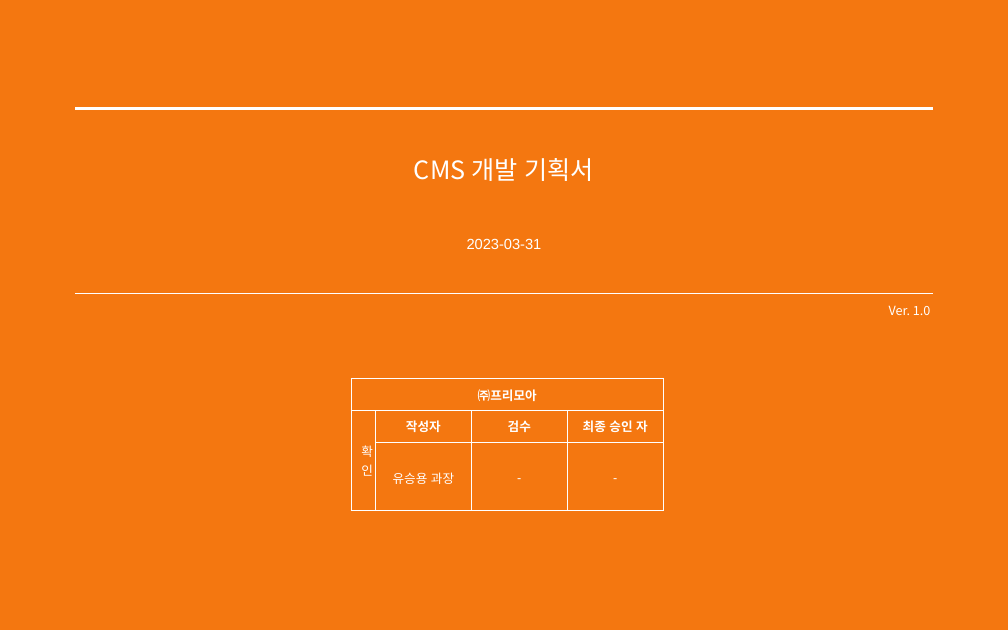
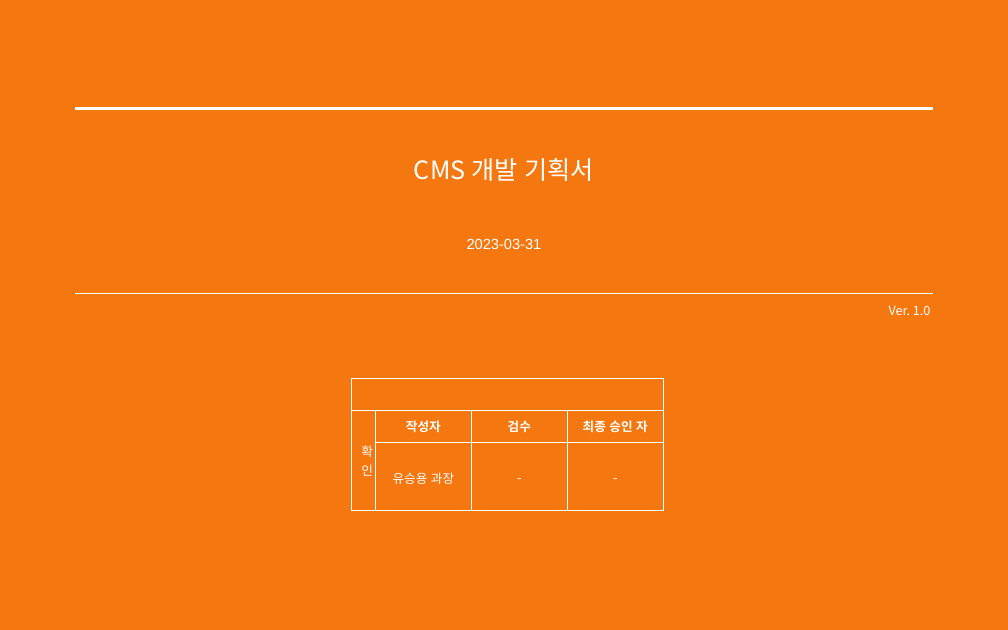
Before and after one commit to Sioria-YU/sioscms, a slide deck: slide 1 of doc/CMS_관리자_화면설계서.pptx. Drawn at 1008x630 pixels with LibreOffice and Linux fonts; fonts in the diff are those of the drawing. Boxes give left, top, right and bottom in pixels: in the first picture for what was removed or moved away, otherwise in the second. Text is boxed around its words. In the diff, an @@ line names an element or a change of style, - is before the commit and + after.

```diff
--- a/doc/CMS_관리자_화면설계서.pptx
+++ b/doc/CMS_관리자_화면설계서.pptx
@@ table at bbox=[351, 378, 661, 510] @@
-row 1, column 1: ㈜프리모아
+row 1, column 1: 
```
Also in this commit, not shown: 37 other slides changed, 2 slides removed.
